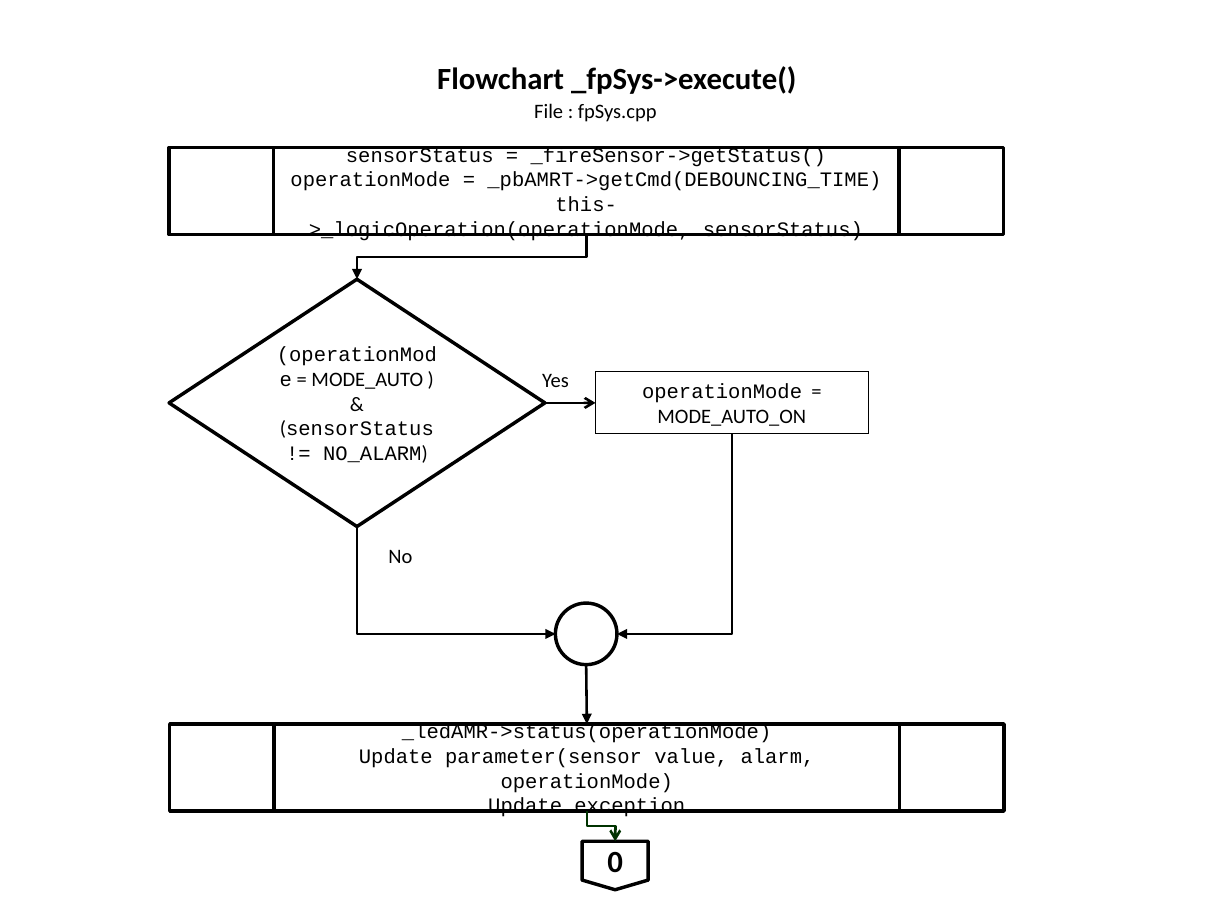
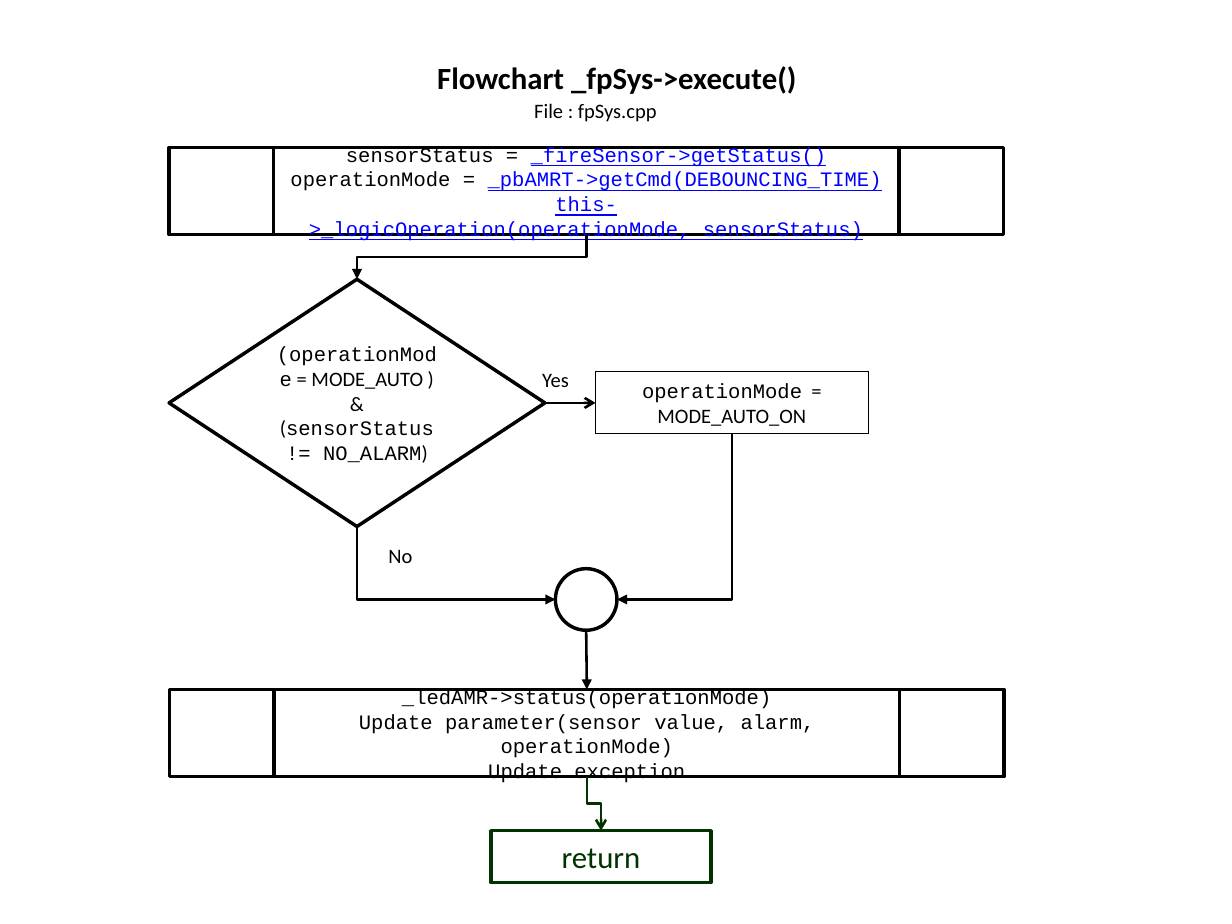
Before and after one commit to slametsampon/WFPS, a slide deck: slide 7 of resources/WFPS.pptx. Drawn at 1232x924 pixels with LibreOffice and Linux fonts; fonts in the diff are those of the drawing; background and template pictures are left out. Boxes give left, top, right and bottom in pixels: in the first picture for what was removed or moved away, otherwise in the second. Text is boxed around its words. In the diff, an @@ line names an element or a change of style, - is before the commit and + after.

```diff
--- a/resources/WFPS.pptx
+++ b/resources/WFPS.pptx
@@ flow chart predefined process "sensorStatus = _fireSensor->getStatus()" at box(169, 148, 1003, 235): text colour #000000 to #0000FF, underline on in "_fireSensor->getStatus()", "_pbAMRT->getCmd(DEBOUNCING_TIME)", "this->_logicOperation(operationMode, sensorStatus)" @@
@@ elbow arrow moved from (732, 434) - (617, 634) to (732, 434) - (617, 600) @@
@@ elbow arrow moved from (357, 526) - (556, 634) to (357, 526) - (556, 600) @@
@@ 1 flow chart predefined process, 1 ellipse, 1 arrow: place and size @@
-1 flow chart predefined process, 1 ellipse, 1 arrow at box(170, 604, 1004, 812)
+1 flow chart predefined process, 1 ellipse, 1 arrow at box(170, 569, 1004, 777)
@@ elbow arrow moved from (586, 811) - (615, 841) to (586, 776) - (601, 830) @@
@@ rectangle added at box(492, 830, 712, 882), outline #003300 2 pt, 18 pt, text #003300 @@
+return
@@ flow chart offpage connector removed at box(582, 841, 648, 890) @@
-0
```
Also in this commit, not shown: 6 other slides changed.
